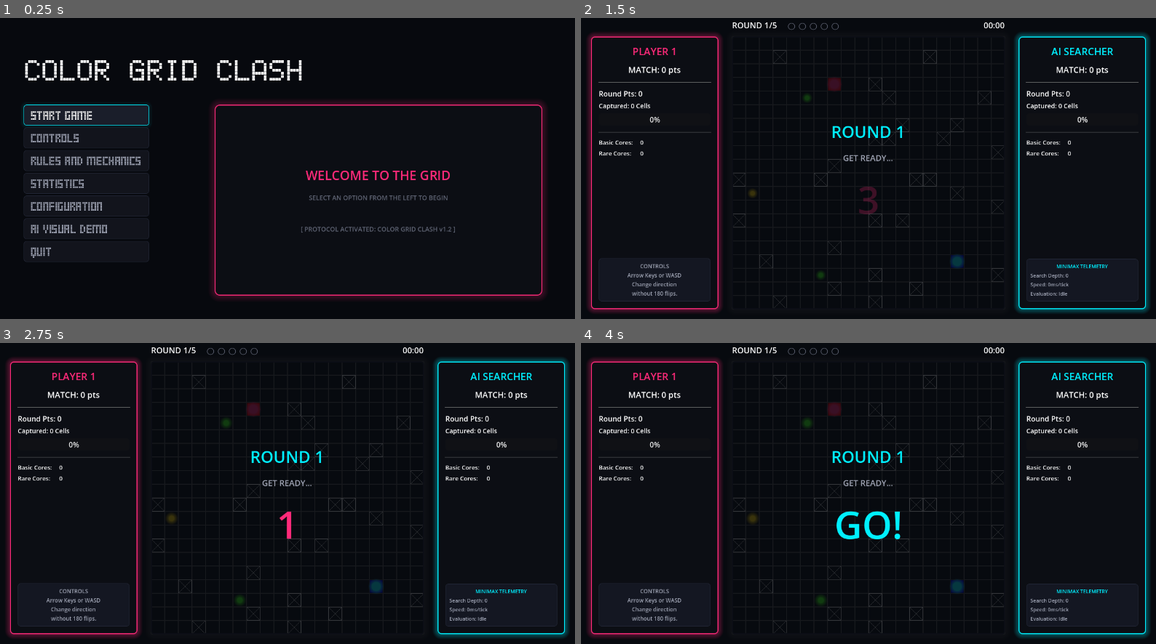
Above: before the commit, frames 1-4 (two rows, left to right).
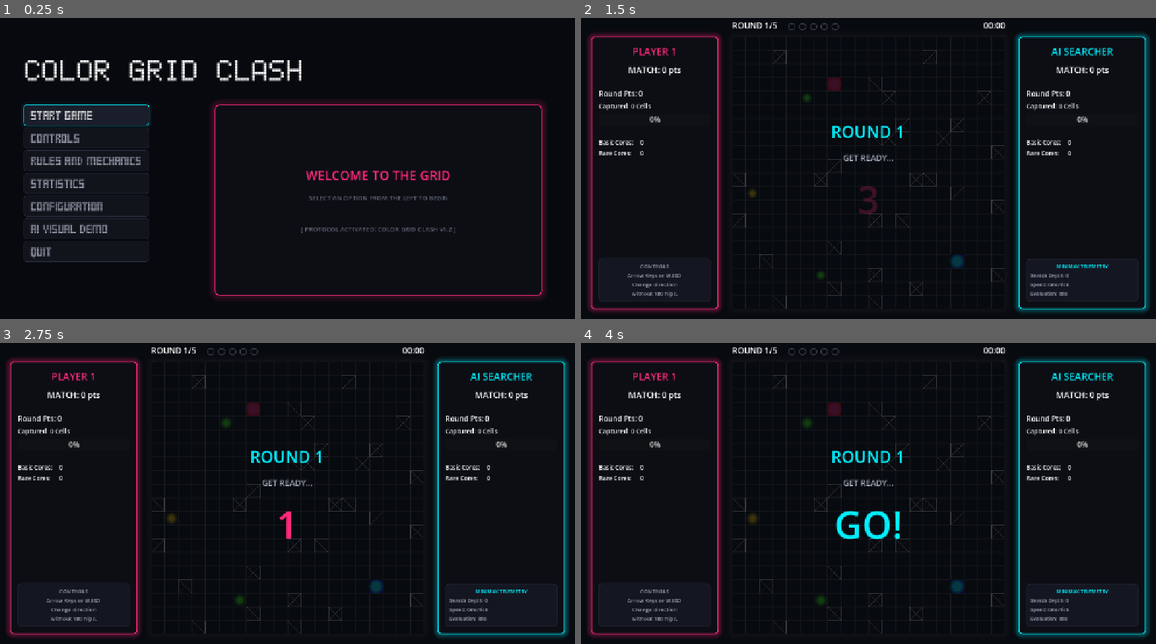
Above: after the commit, the same moments.

Repository: BanPogz/color-grid-clash
Game: Godot game, scene res://scenes/menu/main_menu.tscn
Two runs of this game, one before a commit and one after it. Both use one fixed random seed, a clock stepped at 60 frames per second and the inputs below.
Inputs (mouse positions are in pixels of both pictures, inside the frame that each line leads up to):
- Up to frame 1 (0.25 s): no input
- Up to frame 2 (1.5 s): click "START GAME" at 0.5 s; tap Enter at 1.25 s; move the mouse to (995, 156) at 1.27 s; hold D (p1_moveRight) from 1.28 s (still down); hold Down (p2_moveDown) from 1.28 s (still down); click (995, 156) at 1.42 s
- Up to frame 3 (2.75 s): tap Space at 2 s; move the mouse to (172, 514) at 2.02 s; release D (p1_moveRight) at 2.03 s; release Down (p2_moveDown) at 2.03 s; hold S (p1_moveDown) from 2.03 s (still down); tap Left (p2_moveLeft) at 2.1 s; click (172, 514) at 2.17 s
- Up to frame 4 (4 s): move the mouse to (926, 427) at 2.77 s; release S (p1_moveDown) at 2.78 s; hold D (p1_moveRight) 2.78-3.53 s; hold Right (p2_moveRight) 2.78-3.53 s; click (926, 427) at 2.92 s; tap Enter at 3.5 s; move the mouse to (839, 562) at 3.52 s; hold W (p1_moveUp) from 3.53 s (still down); tap Up (p2_moveUp) at 3.6 s; click (839, 562) at 3.67 s

The runs differ from the first frame. In frame 1, 3.5% of the frame differs, in the area x 4-95%, y 14-93%; in frame 2, 3.8%; in frame 3, 3.8%; in frame 4, 4.0%, in the area x 1-99%, y 1-97%.

Commit message:
[STABLE] minor adjustments + readme

Diff:
--- a/project.godot
+++ b/project.godot
@@ -23,6 +23,8 @@
 
 window/size/viewport_width=1280
 window/size/viewport_height=720
+window/size/mode=4
+window/stretch/mode="canvas_items"
 
 [input]
 
@@ -32,6 +34,7 @@
 , Object(InputEventKey,"resource_local_to_scene":false,"resource_name":"","device":0,"window_id":0,"alt_pressed":false, …(185 unchanged characters)…
 , Object(InputEventKey,"resource_local_to_scene":false,"resource_name":"","device":0,"window_id":0,"alt_pressed":false, …(181 unchanged characters)…
 , Object(InputEventJoypadButton,"resource_local_to_scene":false,"resource_name":"","device":-1,"button_index":0,"pressure":0.0,"pressed":true,"script":null)
+, Object(InputEventKey,"resource_local_to_scene":false,"resource_name":"","device":-1,"window_id":0,"alt_pressed":false,"shift_pressed":false,"ctrl_pressed":false,"meta_pressed":false,"pressed":false,"keycode":0,"physical_keycode":70,"key_label":0,"unicode":102,"location":0,"echo":false,"script":null)
 ]
 }
 ui_cancel={
--- a/scenes/hud.gd
+++ b/scenes/hud.gd
@@ -710,7 +710,7 @@
 	if is_ai_vs_ai:
 		next_lbl.text = "PREPARING NEXT ROUND..."
 	else:
-		next_lbl.text = "PRESS ANY CONTROL KEY TO START NEXT ROUND"
+		next_lbl.text = "PRESS ANY CONTROL KEY TO START NEXT ROUND\n[ ESCAPE / BACK TO FORFEIT MATCH ]"
 	next_lbl.horizontal_alignment = HORIZONTAL_ALIGNMENT_CENTER
 	if is_ai_vs_ai:
 		next_lbl.add_theme_color_override("font_color", Color("#606575"))
@@ -994,14 +994,27 @@
 
 func _unhandled_input(event: InputEvent) -> void:
 	if waiting_for_continue:
+		if event.is_action_pressed("ui_cancel"):
+			var vp = get_viewport()
+			if vp != null:
+				vp.set_input_as_handled()
+			waiting_for_continue = false
+			post_round_overlay.visible = false
+			main_menu_requested.emit() # Forfeit the match!
+			return
+
 		if (event is InputEventKey or event is InputEventJoypadButton or event is InputEventMouseButton) and event.is_pressed():
+			var vp = get_viewport()
+			if vp != null:
+				vp.set_input_as_handled()
 			waiting_for_continue = false
 			post_round_overlay.visible = false
 			continue_callback.call()
-			get_viewport().set_input_as_handled()
 			return
 
 	if pause_overlay != null and pause_overlay.visible:
 		if event.is_action_pressed("pause_game") or event.is_action_pressed("ui_cancel"):
-			get_viewport().set_input_as_handled()
+			var vp = get_viewport()
+			if vp != null:
+				vp.set_input_as_handled()
 			resume_requested.emit()
--- a/scenes/menu/ai_demo_panel.tscn
+++ b/scenes/menu/ai_demo_panel.tscn
@@ -1,8 +1,8 @@
-[gd_scene load_steps=2 format=3 uid="uid://b123ai_demo_panel"]
+[gd_scene format=3 uid="uid://bkm2xrrfq5fnf"]
 
-[ext_resource type="Script" path="res://scenes/menu/ai_demo_panel.gd" id="1_demo_script"]
+[ext_resource type="Script" uid="uid://bm1fg2hs620lr" path="res://scenes/menu/ai_demo_panel.gd" id="1_demo_script"]
 
-[node name="AIDemoPanel" type="Control"]
+[node name="AIDemoPanel" type="Control" unique_id=1239059409]
 layout_mode = 3
 anchors_preset = 15
 anchor_right = 1.0
Not shown, added: readme.md
